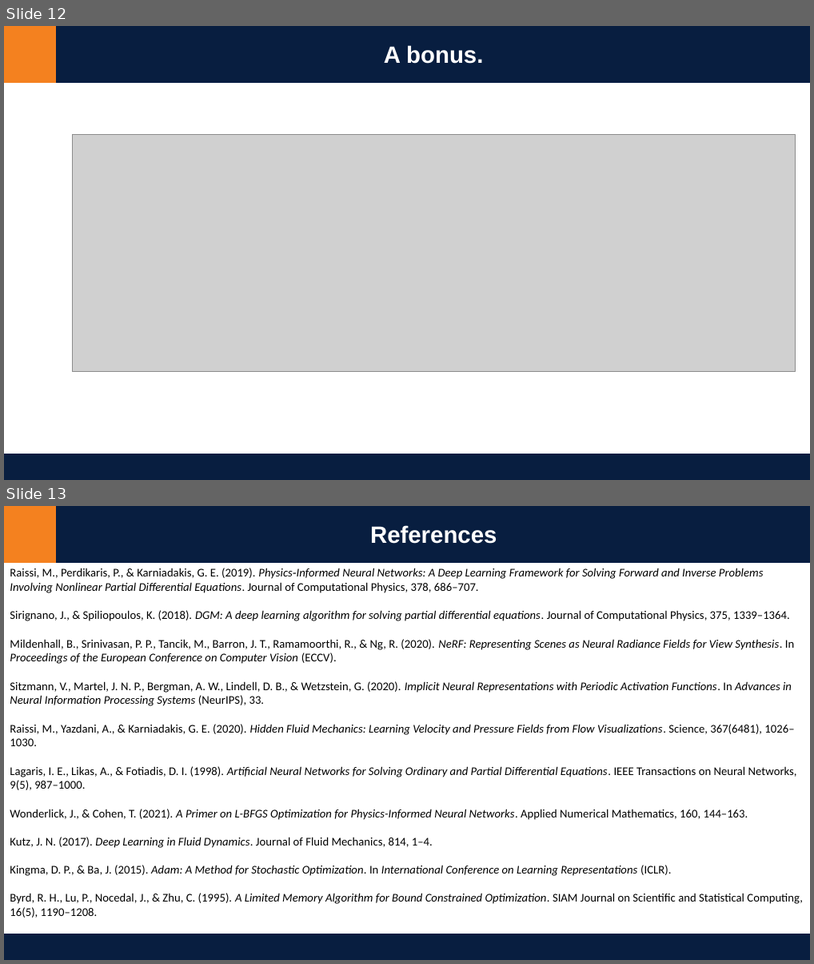
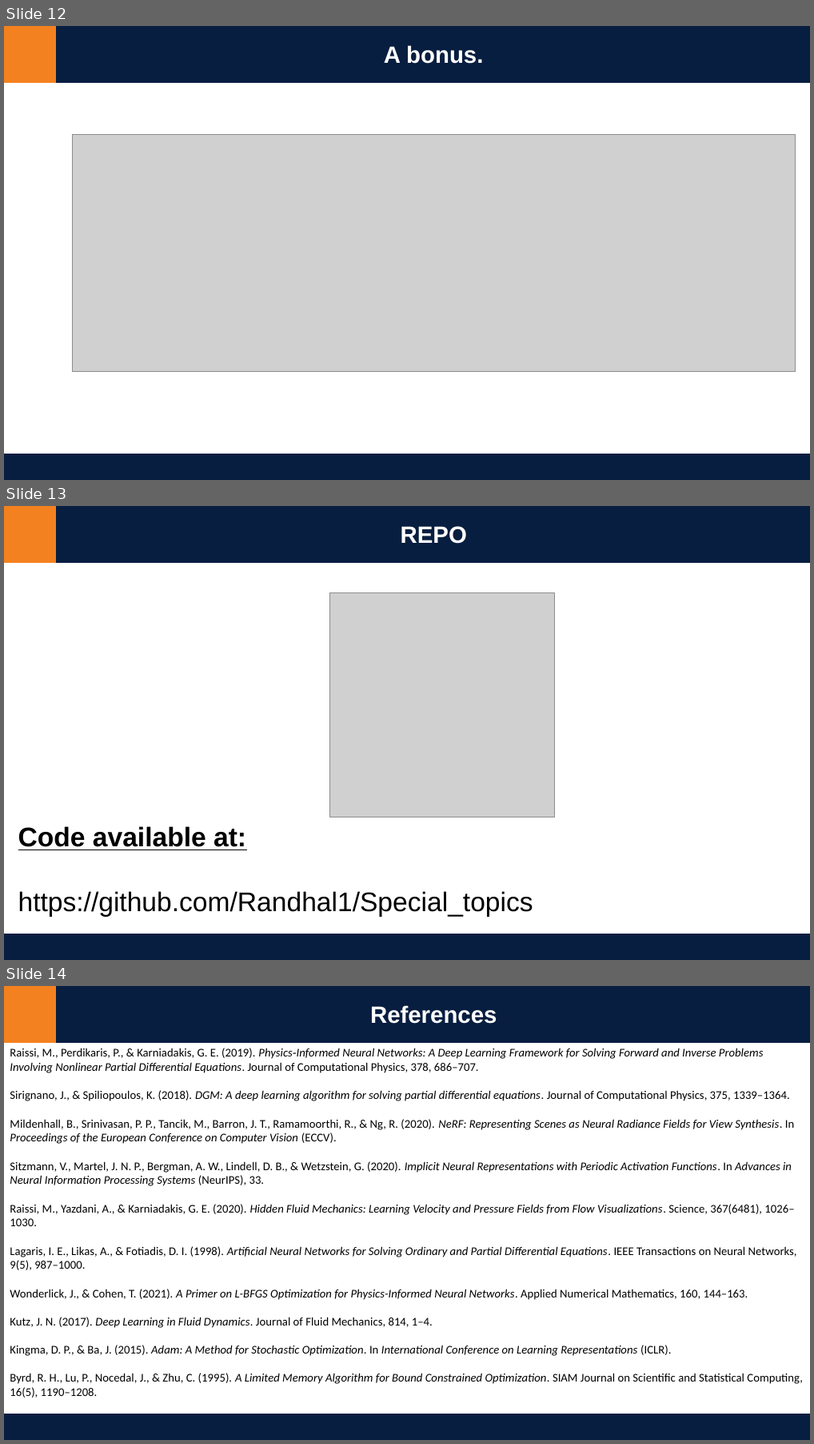
Before and after one commit to Randhal1/Special_topics, a slide deck: Final_Project/Ramirez_Randhal_Schr_eq.pptx. Shown one above the other, each under a label of ours: slides 12 and 13 before the commit, slides 12, 13 and 14 after it. The pictures are 814x964 and 814x1444 pixels, drawn with LibreOffice and Linux fonts; fonts in the diff are those of the drawing; grey boxes stand for pictures. Boxes give left, top, right and bottom in pixels: in the first picture for what was removed or moved away, otherwise in the second. Text is boxed around its words. In the diff, an @@ line names an element or a change of style, - is before the commit and + after.

Commit message:
Presentation finished

```diff
--- a/Final_Project/Ramirez_Randhal_Schr_eq.pptx
+++ b/Final_Project/Ramirez_Randhal_Schr_eq.pptx
@@ slide 13 added at [4,506,810,960], background #FFFFFF @@
@@ rectangle added at [4,506,85,562], fill #F4811F, outline #F4811F 1 pt @@
@@ rectangle added at [56,506,810,562], fill #081E40, outline #051B43 1 pt, 28 pt, text #FFFFFF, bold @@
+REPO
@@ picture added at [330,592,554,817] @@
@@ text added at [18,826,534,916], 32 pt, text #000000 @@
+Code available at:
+https://github.com/Randhal1/Special_topics
@@ rectangle added at [4,934,810,960], fill #081E40, outline #051B43 1 pt @@
@@ what was slide 13 is now slide 14 @@
```
Also in this commit, not shown: 1 other file.
